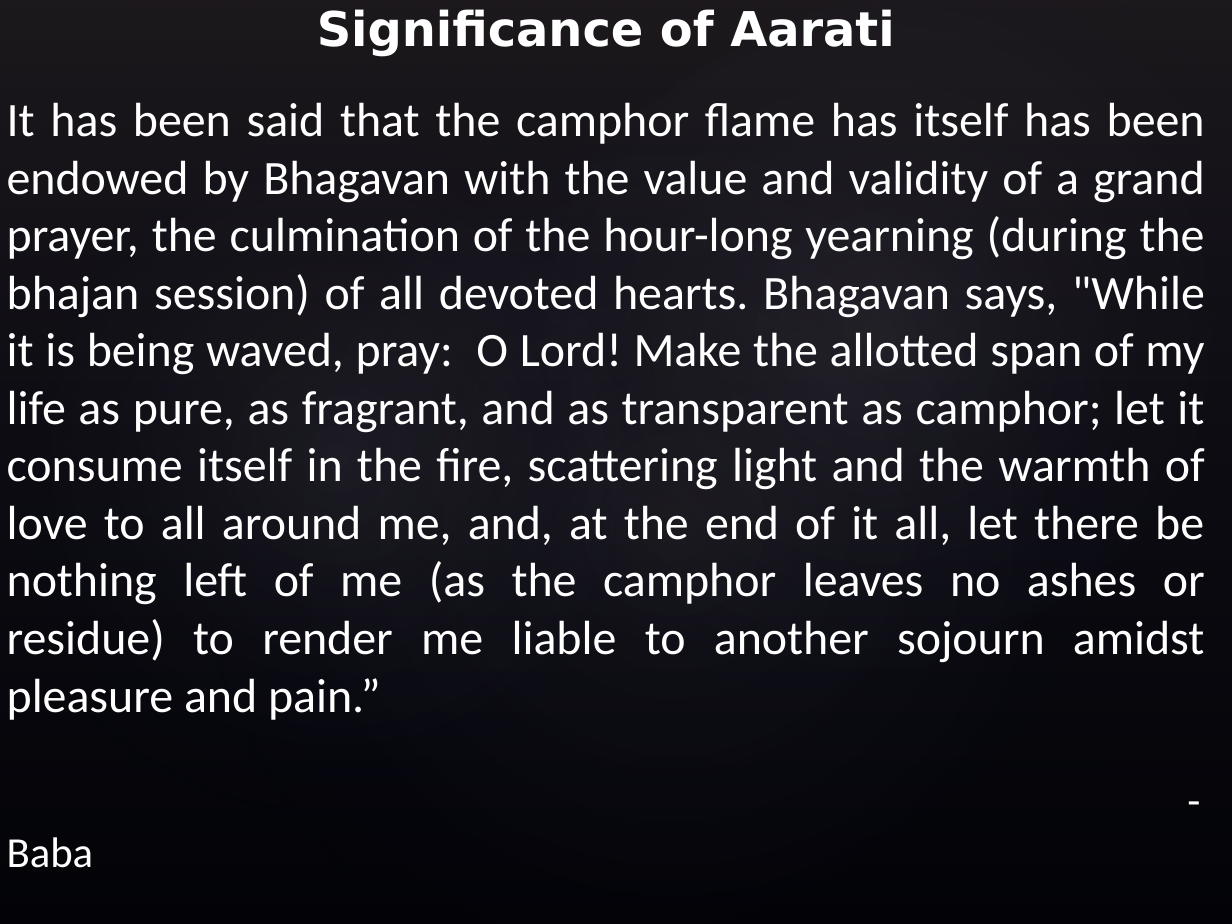
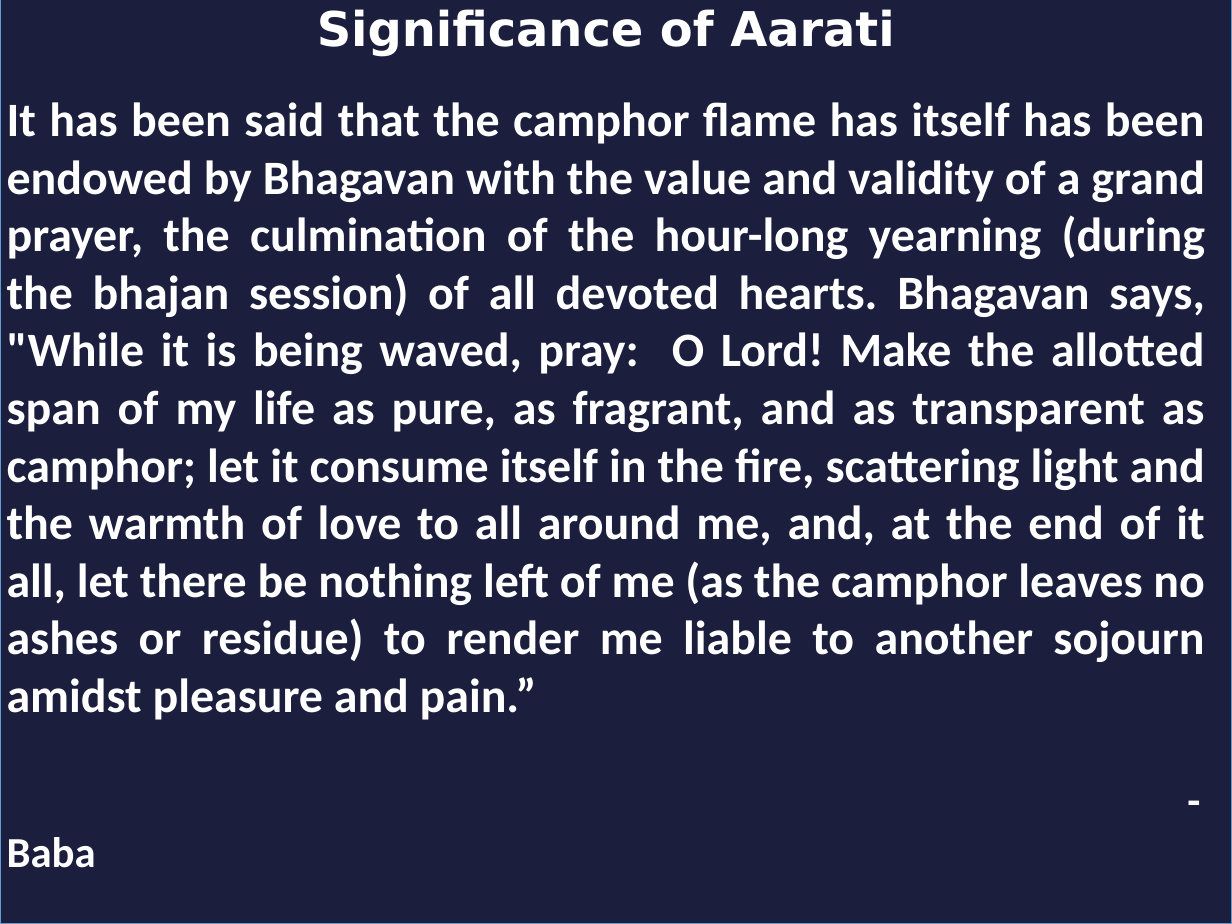
Before and after one commit to rkanadam/saibhajanmaker, a slide deck: slide 9 of WebContent/WEB-INF/templates/Peninsula/postfix.pptx. Drawn at 1232x924 pixels with LibreOffice and Linux fonts; fonts in the diff are those of the drawing; background and template pictures are left out. Boxes give left, top, right and bottom in pixels: in the first picture for what was removed or moved away, otherwise in the second. Text is boxed around its words. In the diff, an @@ line names an element or a change of style, - is before the commit and + after.

```diff
--- a/WebContent/WEB-INF/templates/Peninsula/postfix.pptx
+++ b/WebContent/WEB-INF/templates/Peninsula/postfix.pptx
@@ background picture (left out) to #EBE9EC @@
@@ text "It has been said that ..." at [7,102,1205,868]: bold on @@
@@ rectangle added at [0,0,1232,924], fill #221F41, outline #629DD1 1 pt @@
@@ rectangle added at [0,0,1232,924], fill #1B1E3E, outline #629DD1 1 pt @@
```
Also in this commit, not shown: 7 other slides changed, 3 other files.
